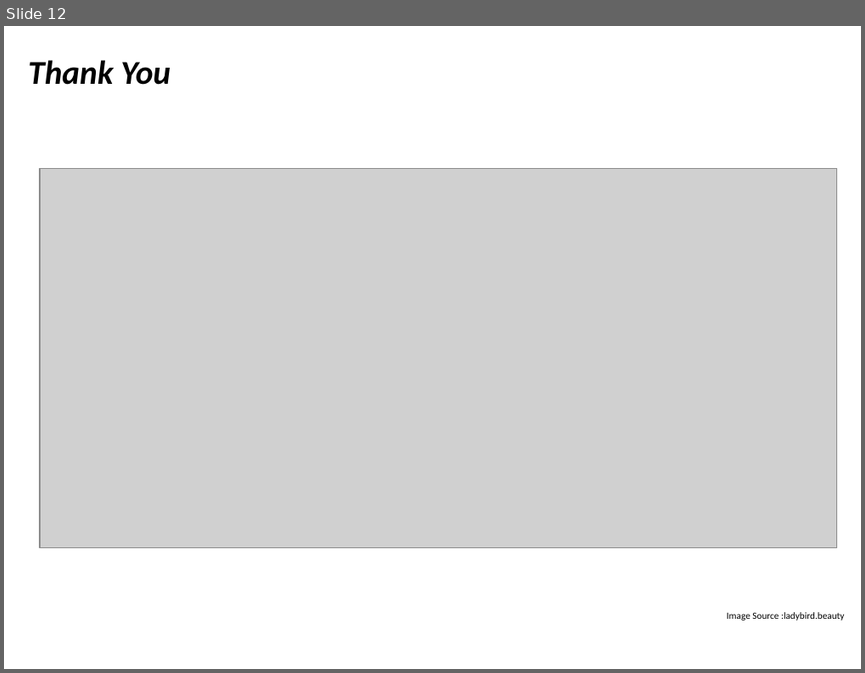
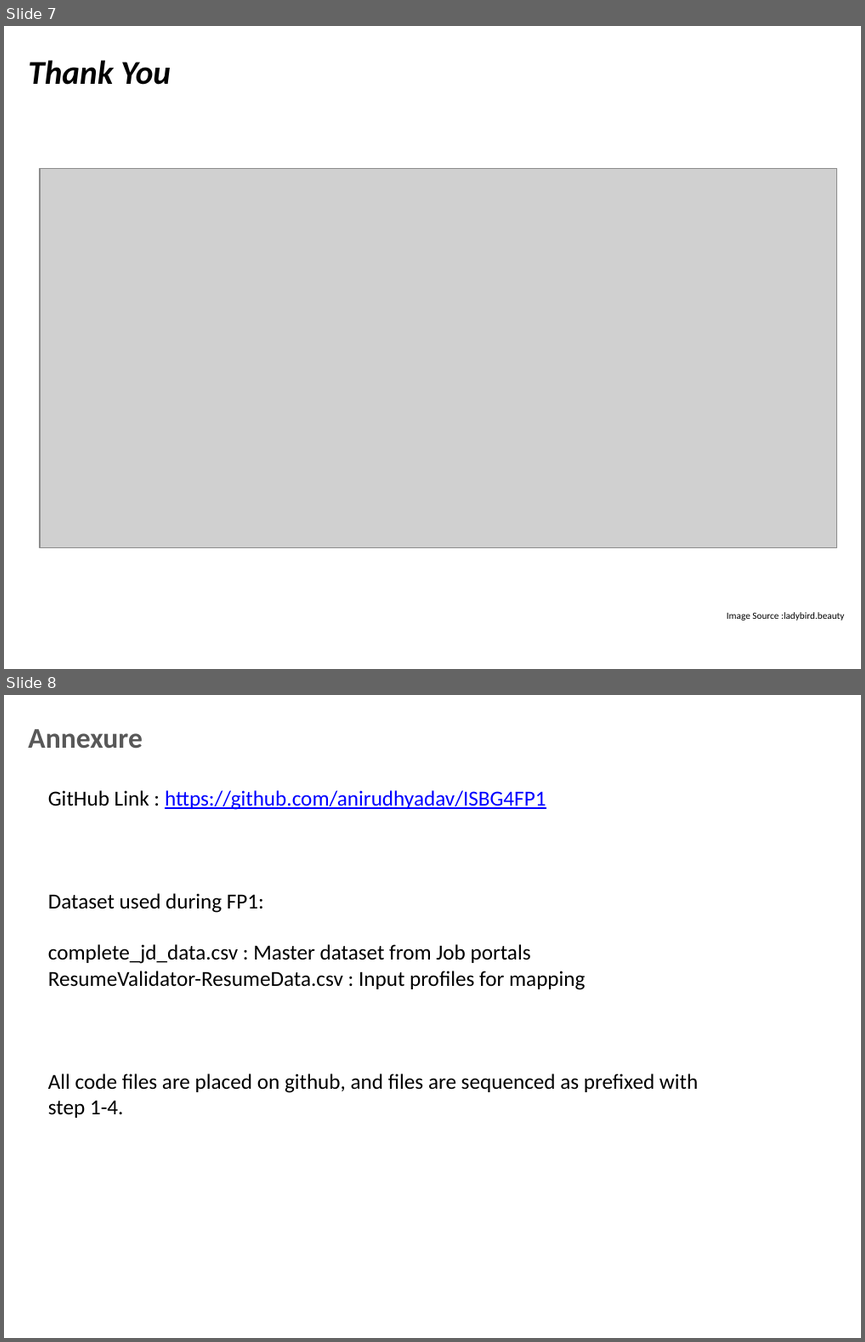
Before and after one commit to anirudhyadav/ISBG4FP1, a slide deck: Foundation_Project_G4__Final_Review_Trending_Jobs.pptx. Shown one above the other, each under a label of ours: slide 12 before the commit, slides 7 and 8 after it. The pictures are 865x673 and 865x1342 pixels, drawn with LibreOffice and Linux fonts; fonts in the diff are those of the drawing; grey boxes stand for pictures; background and template pictures are left out. Boxes give left, top, right and bottom in pixels: in the first picture for what was removed or moved away, otherwise in the second. Text is boxed around its words. In the diff, an @@ line names an element or a change of style, - is before the commit and + after.

```diff
--- a/Foundation_Project_G4__Final_Review_Trending_Jobs.pptx
+++ b/Foundation_Project_G4__Final_Review_Trending_Jobs.pptx
@@ slide 8 added at box(4, 695, 861, 1338), background picture (left out); not listed: 1 template element that a slide beside it also shows @@
@@ title added at box(28, 729, 142, 748), 24 pt, text #585858, bold @@
+Annexure
@@ text added at box(48, 790, 698, 1117), 18 pt, text #000000 @@
+GitHub Link : https://github.com/anirudhyadav/ISBG4FP1
+Dataset used during FP1:
+complete_jd_data.csv : Master dataset from Job portals
+ResumeValidator-ResumeData.csv : Input profiles for mapping
+All code files are placed on github, and files are sequenced as prefixed with step 1-4.
@@ what was slide 12 is now slide 7 @@
```
Also in this commit, not shown: 1 slide changed, 2 other slides added, 7 slides removed.
